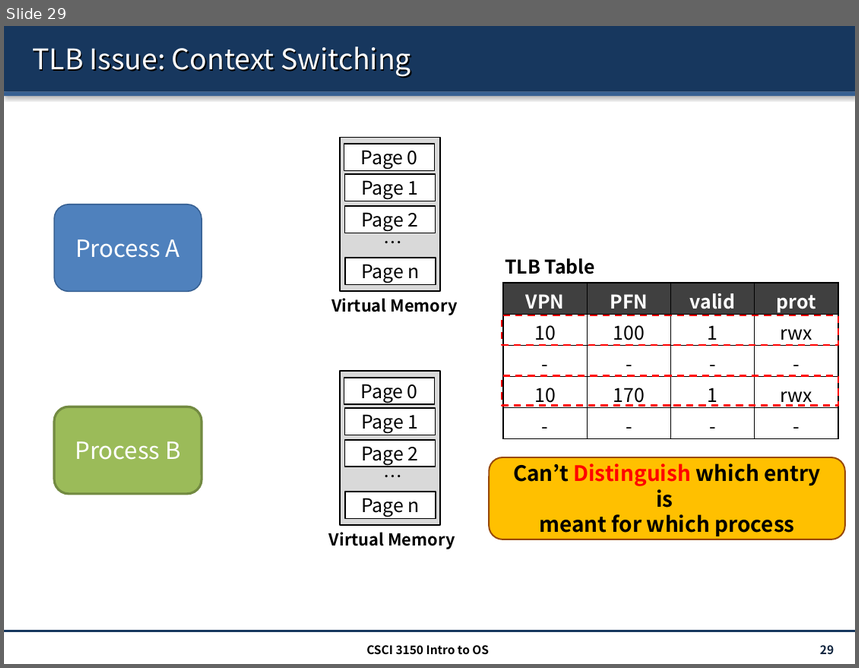
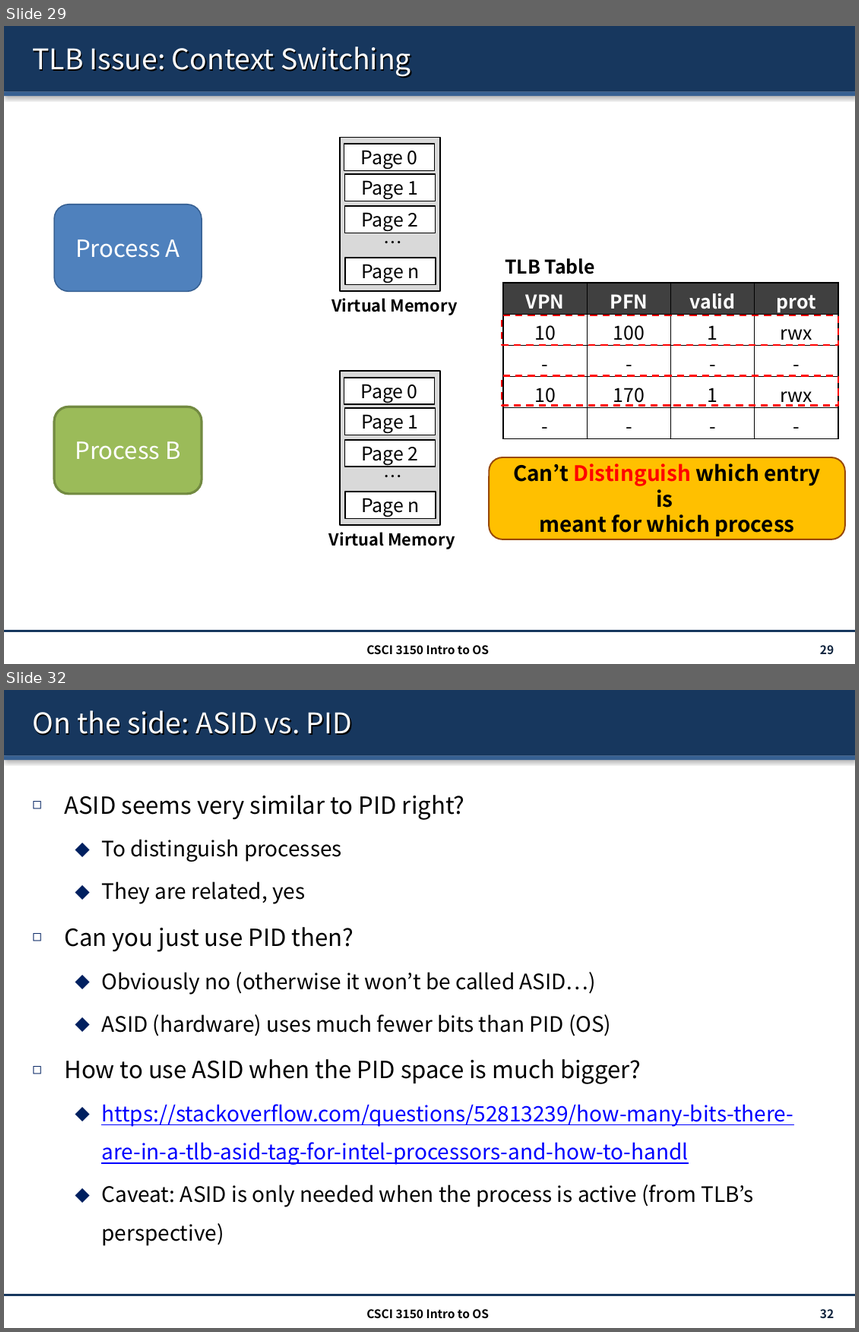
Before and after one commit to henryhxu/CSCI3150, a slide deck: lecture/lec11_paging.pptx. Shown one above the other, each under a label of ours: slide 29 before the commit, slides 29 and 32 after it; the slides between them are not shown. The pictures are 859x668 and 859x1332 pixels, drawn with LibreOffice and Linux fonts; fonts in the diff are those of the drawing. Boxes give left, top, right and bottom in pixels: in the first picture for what was removed or moved away, otherwise in the second. Text is boxed around its words. In the diff, an @@ line names an element or a change of style, - is before the commit and + after.

```diff
--- a/lecture/lec11_paging.pptx
+++ b/lecture/lec11_paging.pptx
@@ slide 32 added at (4,690,855,1328), background #FFFFFF; not listed: 3 template elements that a slide beside it also shows @@
@@ title added at (32,711,352,736), 24 pt, text #FFFFFF @@
+On the side: ASID vs. PID
@@ text added at (64,795,794,1246), 18 pt, text #000000 @@
+◻ ASID seems very similar to PID right?
+  ⬥ To distinguish processes
+  ⬥ They are related, yes
+◻ Can you just use PID then?
+  ⬥ Obviously no (otherwise it won’t be called ASID…)
+  ⬥ ASID (hardware) uses much fewer bits than PID (OS)
+◻ How to use ASID when the PID space is much bigger?
+  ⬥ https://stackoverflow.com/questions/52813239/how-many-bits-there-are-in-a-tlb-asid-tag-for-intel-processors-and-how-to-handl
+  ⬥ Caveat: ASID is only needed when the process is active (from TLB’s perspective)
@@ text added at (367,1309,489,1319), 10 pt, text #000000, bold @@
+CSCI 3150 Intro to OS
@@ page number added at (820,1309,834,1319), 10 pt, text #0F243E, bold @@
+32
```
Also in this commit, not shown: 7 slides changed, 23 other slides added.
